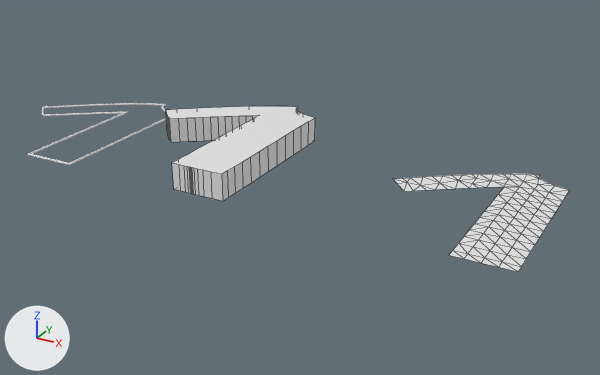
The Blender file blend_files/sleeve_shirt5.blend: old version first, new version second.
The view is the same before and after, from a 50 mm lens placed at (1.62, -5.12, 2.83), pointed at (-1.75, 1.0, -0.23). Lighting does not change. The marker at lower left points along +X, +Y and +Z. Mesh edges are drawn as thin lines on the coarser meshes.

In view in the first picture: 'Shirt', 'Shirt Block', 'Shirt Outline'.
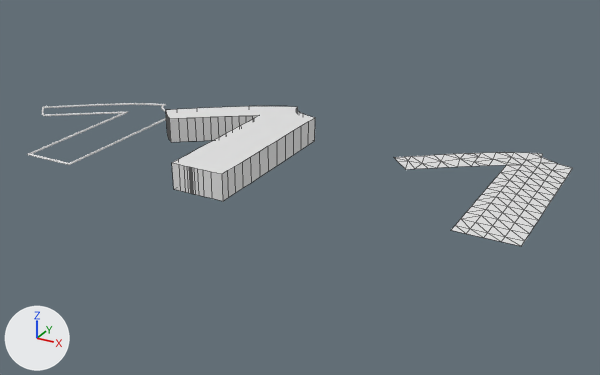
What differs and where, as boxes [x1, y1, x2, y2] in the pictures (600 x 375 px):
'Shirt', mesh moved: before [393, 174, 569, 272]; after [394, 152, 572, 246]

Patch to the scene script:
```diff
--- a/blend_files/sleeve_shirt5.blend.py
+++ b/blend_files/sleeve_shirt5.blend.py
@@ me_beziercurve @@
 me_beziercurve.from_pydata(...)  # 105 vertices, 150 faces; spans x -0.89..0.51, y 0.0..1.8, z 0.0
 # used by ob_shirt; location = (0.0, 0.0, 0.0)
+# me_beziercurve part 1: the whole mesh is moved by (0.0, 0.0, 0.2)
```
